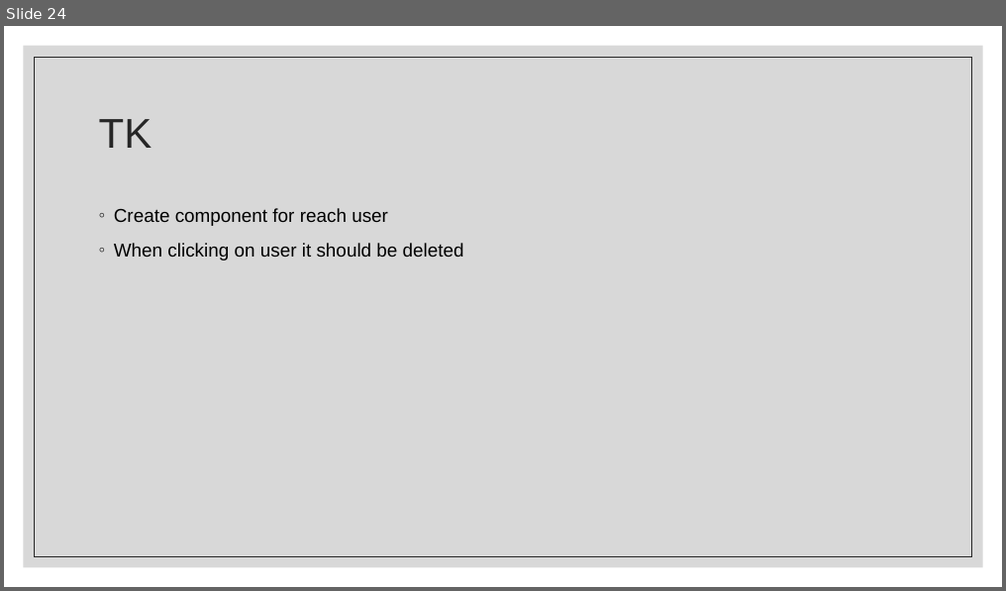
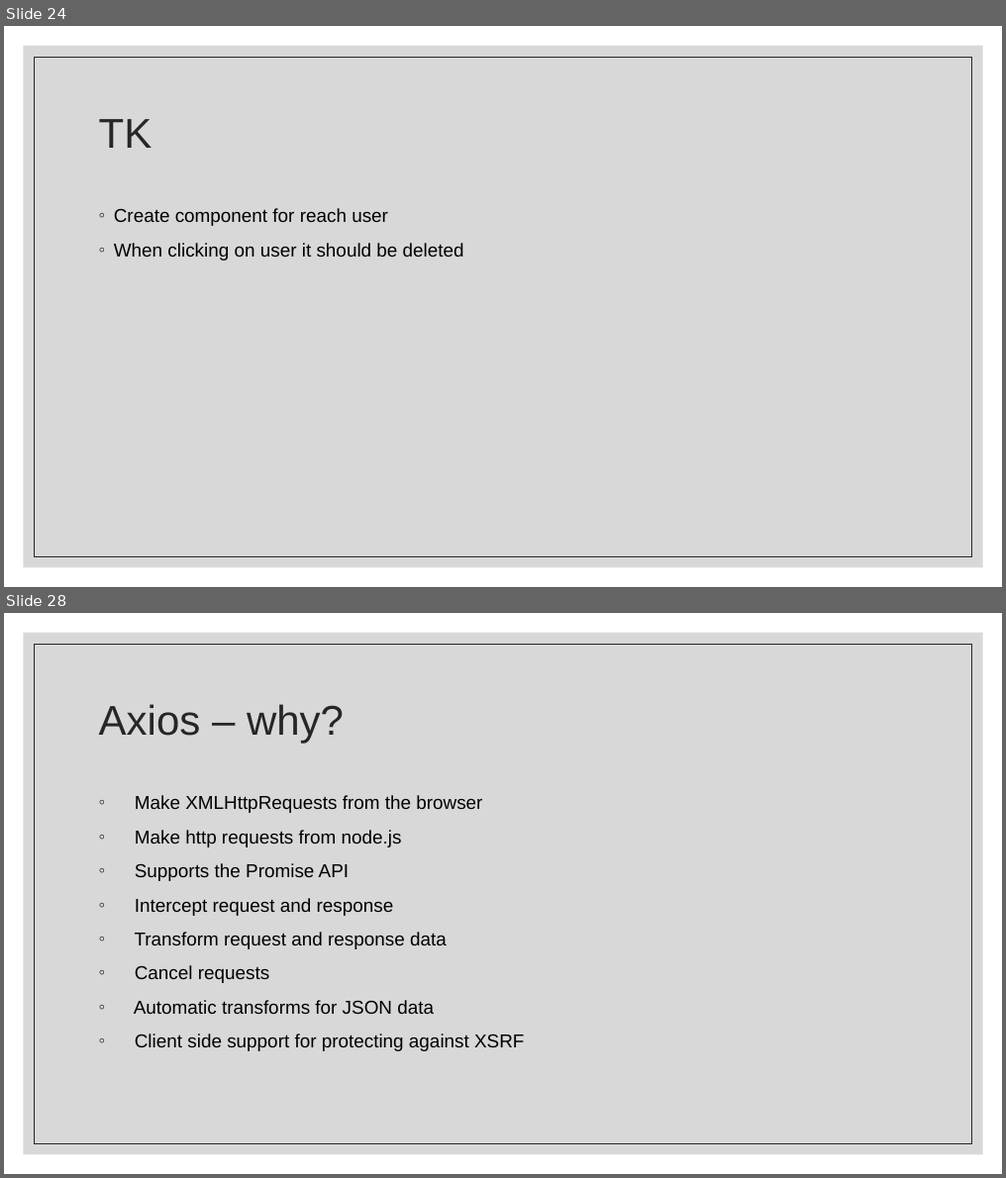
Before and after one commit to Rlss91/ht_W011121MR_morning_first-project, a slide deck: docs/React.pptx. Shown one above the other, each under a label of ours: slide 24 before the commit, slides 24 and 28 after it; the slides between them are not shown. The pictures are 1006x591 and 1006x1178 pixels, drawn with LibreOffice and Linux fonts; fonts in the diff are those of the drawing. Boxes give left, top, right and bottom in pixels: in the first picture for what was removed or moved away, otherwise in the second. Text is boxed around its words. In the diff, an @@ line names an element or a change of style, - is before the commit and + after.

Commit message:
axios

```diff
--- a/docs/React.pptx
+++ b/docs/React.pptx
@@ slide 28 added at <box>4,613,1002,1174</box>, background #FFFFFF; not listed: 2 template elements that a slide beside it also shows @@
@@ title added at <box>99,704,344,743</box>, 40 pt, text #262626 @@
+Axios – why?
@@ text added at <box>134,795,524,1052</box>, 18 pt, text #000000 @@
+◦ Make XMLHttpRequests from the browser
+◦ Make http requests from node.js
+◦ Supports the Promise API
+◦ Intercept request and response
+◦ Transform request and response data
+◦ Cancel requests
+◦ Automatic transforms for JSON data
+◦ Client side support for protecting against XSRF
```
Also in this commit, not shown: 5 other slides added, 4 other files.
